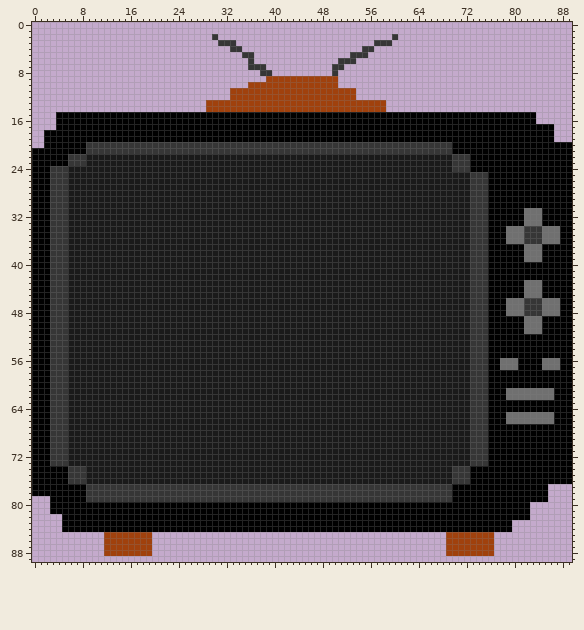
Sprite sheet: sprites/Cardoso/3af503a4-aa2a-4f4b-a02c-e4bc986530b2.png. The first picture shows the starting point.
The file is 90x90 pixels.
The same view after the edit:
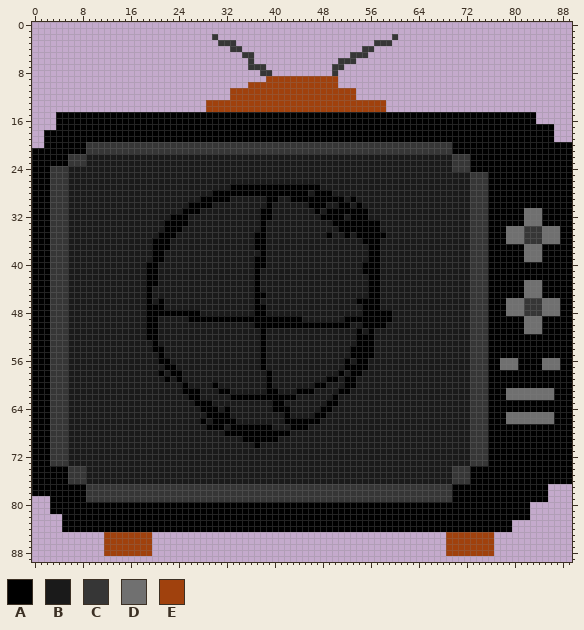
Palette (. is transparent): A #000000  B #1a1a1a  C #363636  D #707070  E #a0410d
Changes in this commit:
Colour B becomes colour A in row 27 at x 33 to 47; in row 28 at x 30 to 45 and 47 to 49; in row 29 at x 28 to 32, 39 to 40, 43 to 51 and 53; in row 30 at x 26 to 29, 39, 46 to 48, 51 to 52 and 54; in row 31 at x 25 to 27, 38 to 39, 47 and 49 to 55; in row 32 at x 23 to 25, 38 to 39, 48 to 51 and 53 to 55.
Colour B becomes colour A in row 33 at x 22 to 25, 38 and 50 to 57; in row 34 at x 22 to 24, 38 and 51 to 57; in row 35 at x 21 to 23, 37 to 38, 49, 52 and 54 to 58; in row 36 at x 20 to 22, 37 to 38 and 55 to 57; in row 37 at x 20 to 22, 37 to 38 and 56 to 57; in row 38 at x 20 to 21, 38 and 56 to 57.
Colour B becomes colour A in row 39 at x 20 to 21, 37 to 38 and 56 to 57; in row 40 at x 19 to 20, 37 to 38 and 55 to 57; in row 41 at x 19 to 20, 37 and 55 to 57; in rows 42 to 43 at x 19 to 20, 37 and 56 to 57; in row 44 at x 19, 37 and 56 to 57; in row 45 at x 19, 37 to 38 and 56 to 57.
Colour B becomes colour A in row 46 at x 19, 21, 37 and 54 to 57; in row 47 at x 19 to 21, 37 to 38 and 55 to 57; in row 48 at x 19 to 27, 37 to 38 and 55 to 59; in row 49 at x 19 to 20, 26 to 44 and 52 to 59; in row 50 at x 19 to 20, 37 to 52 and 55 to 58; in row 51 at x 19 to 20, 38, 54 and 56.
Colour B becomes colour A in row 52 at x 19 to 20, 38 and 54 to 56; in row 53 at x 20, 38 and 54 to 56; in row 54 at x 20 to 21, 38 and 53 to 56; in row 55 at x 21, 38 and 53 to 56; in row 56 at x 21 to 22, 38, 52 and 54 to 55; in row 57 at x 22 to 23, 38 and 52 to 55.
Colour B becomes colour A in row 58 at x 21, 23 to 24, 39, 51 and 53 to 54; in row 59 at x 22, 24, 39, 49 to 50 and 52 to 53; in row 60 at x 25, 30, 39, 47 to 48 and 52 to 53; in row 61 at x 25 to 27, 31 to 32, 39 to 40, 44 to 46 and 51 to 52; in row 62 at x 26 to 27, 33 to 43 and 50; in row 63 at x 27 to 29, 40 to 41 and 49 to 50.
Colour B becomes colour A in row 64 at x 28 to 30, 32, 40 to 42 and 48 to 49; in row 65 at x 29 to 32, 42 and 47 to 48; in row 66 at x 28, 30 to 33 and 42 to 47; in row 67 at x 29 to 31, 33 to 39 and 43 to 45; in row 68 at x 32 to 42; in row 69 at x 35 to 40.
Colour B becomes colour A in row 70 at x 37.
Changed places in both pictures, as pixel boxes (x1, y1, x2, y2):
changed: (146, 184, 392, 448)
